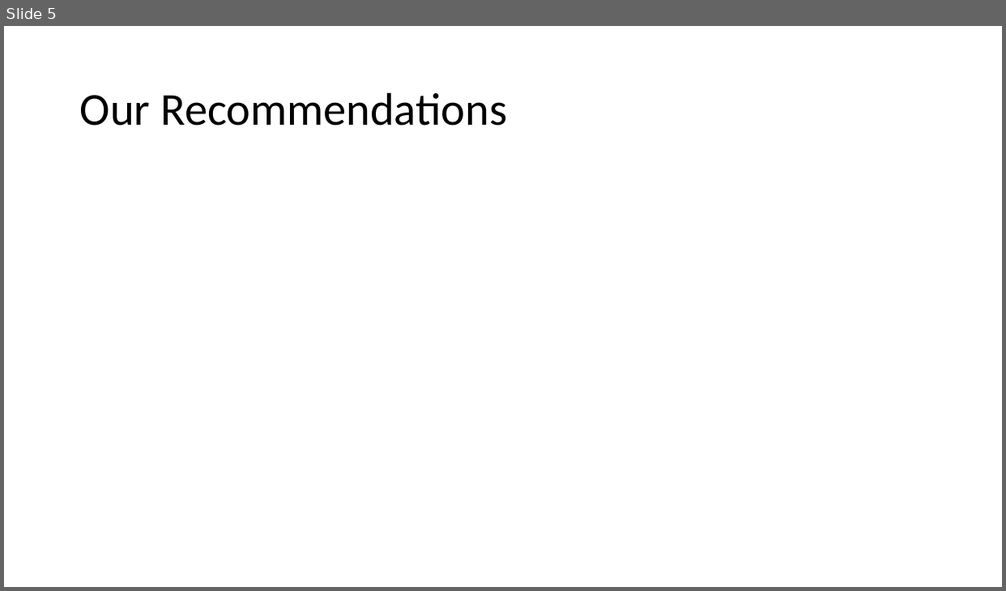
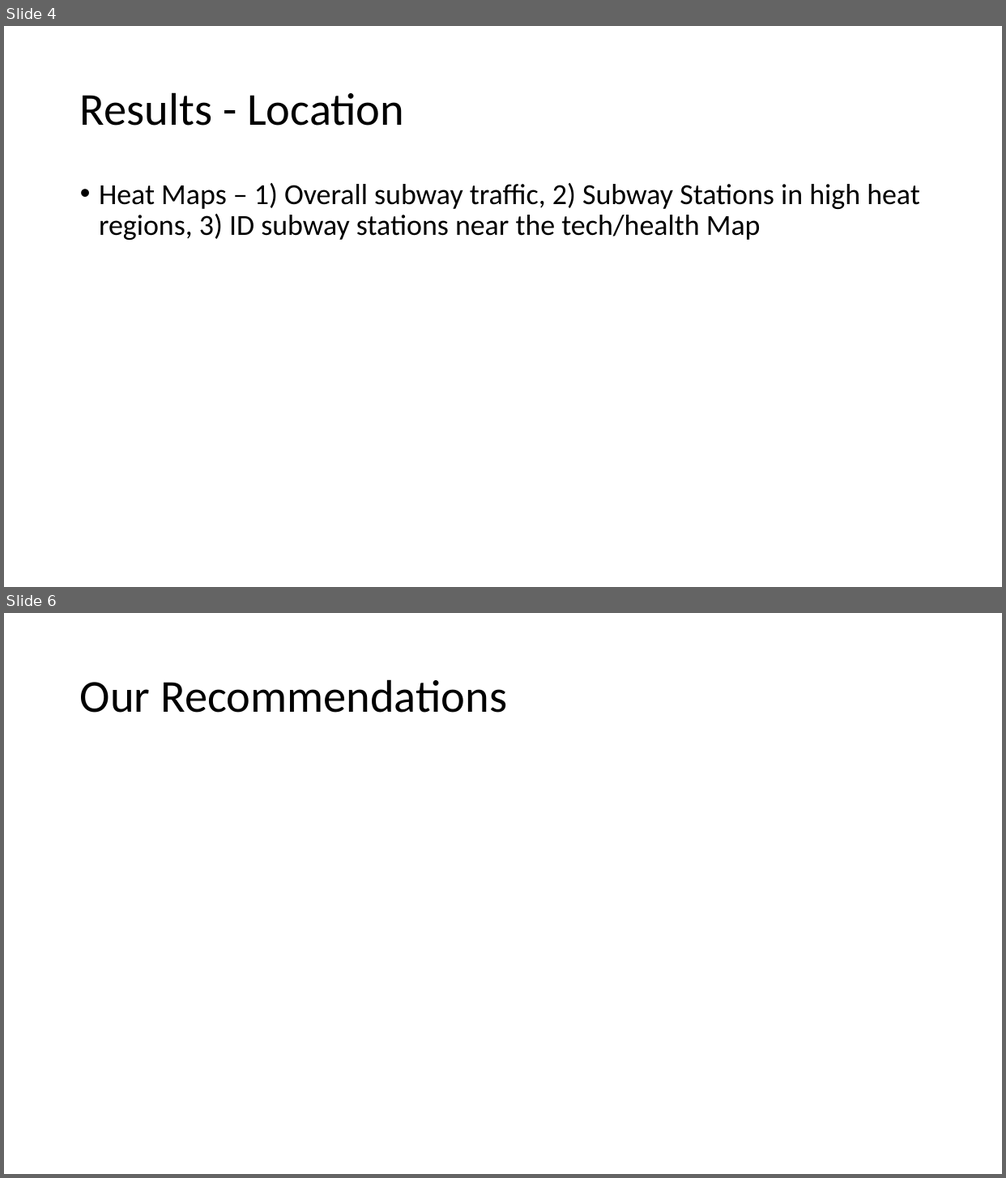
Before and after one commit to cruzkat/Project_01, a slide deck: WTWY_GalaPresentation.pptx. Shown one above the other, each under a label of ours: slide 5 before the commit, slides 4 and 6 after it; the slides between them are not shown. The pictures are 1006x591 and 1006x1178 pixels, drawn with LibreOffice and Linux fonts; fonts in the diff are those of the drawing. Boxes give left, top, right and bottom in pixels: in the first picture for what was removed or moved away, otherwise in the second. Text is boxed around its words. In the diff, an @@ line names an element or a change of style, - is before the commit and + after.

Commit message:
updated tech ny

```diff
--- a/WTWY_GalaPresentation.pptx
+++ b/WTWY_GalaPresentation.pptx
@@ slide 4 added at (4,26,1002,587), background #FFFFFF @@
@@ title added at (80,92,404,126), 44 pt, text #000000 @@
+Results - Location
@@ text added at (99,183,920,240), 28 pt, text #000000 @@
+• Heat Maps – 1) Overall subway traffic, 2) Subway Stations in high heat regions, 3) ID subway stations near the tech/health Map
@@ what was slide 5 is now slide 6 @@
```
Also in this commit, not shown: 4 slides changed, 1 other slide added, 1 slide removed, 5 other files.
